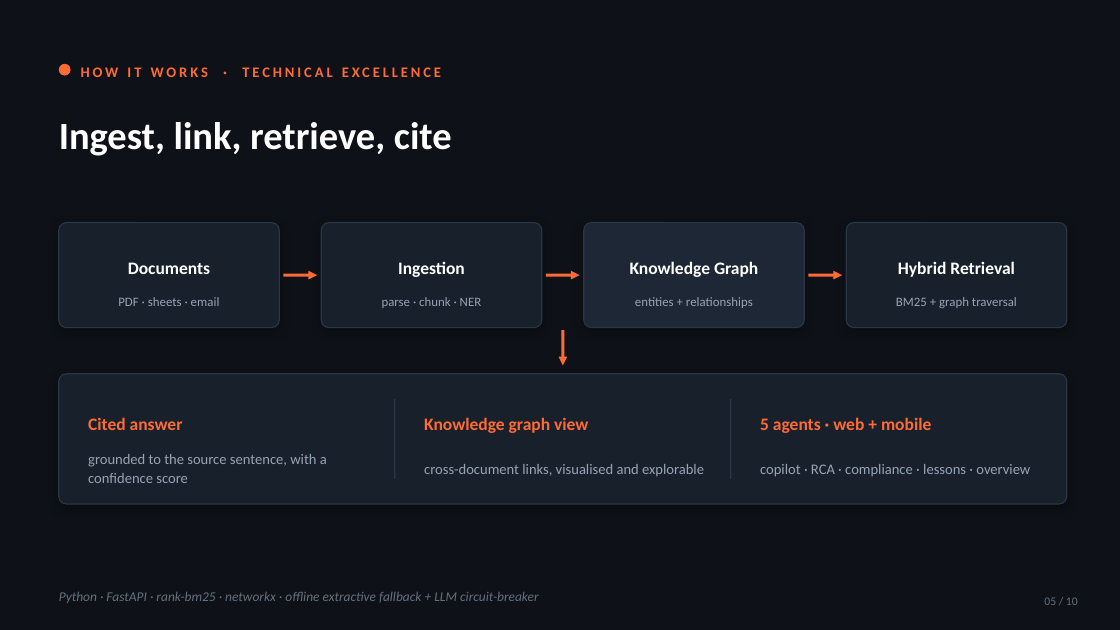
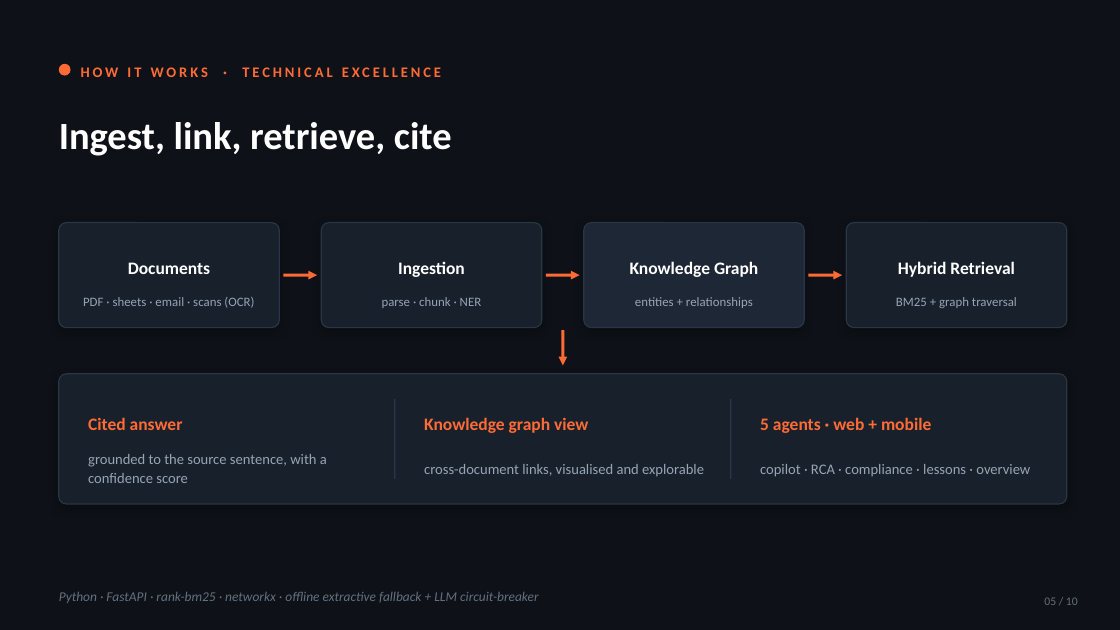
Before and after one commit to raghavendrapatil17/Industrial-Knowledge-Intelligence, a slide deck: slide 5 of ET_AI_Hackathon_IKI.pptx. Drawn at 1120x630 pixels with LibreOffice and Linux fonts; fonts in the diff are those of the drawing. Boxes give left, top, right and bottom in pixels: in the first picture for what was removed or moved away, otherwise in the second. Text is boxed around its words. In the diff, an @@ line names an element or a change of style, - is before the commit and + after.

```diff
--- a/ET_AI_Hackathon_IKI.pptx
+++ b/ET_AI_Hackathon_IKI.pptx
@@ text at [83,297,254,308]: text changed @@
-PDF · sheets · email
+PDF · sheets · email · scans (OCR)
```
Also in this commit, not shown: 2 other slides changed, 10 other files.
